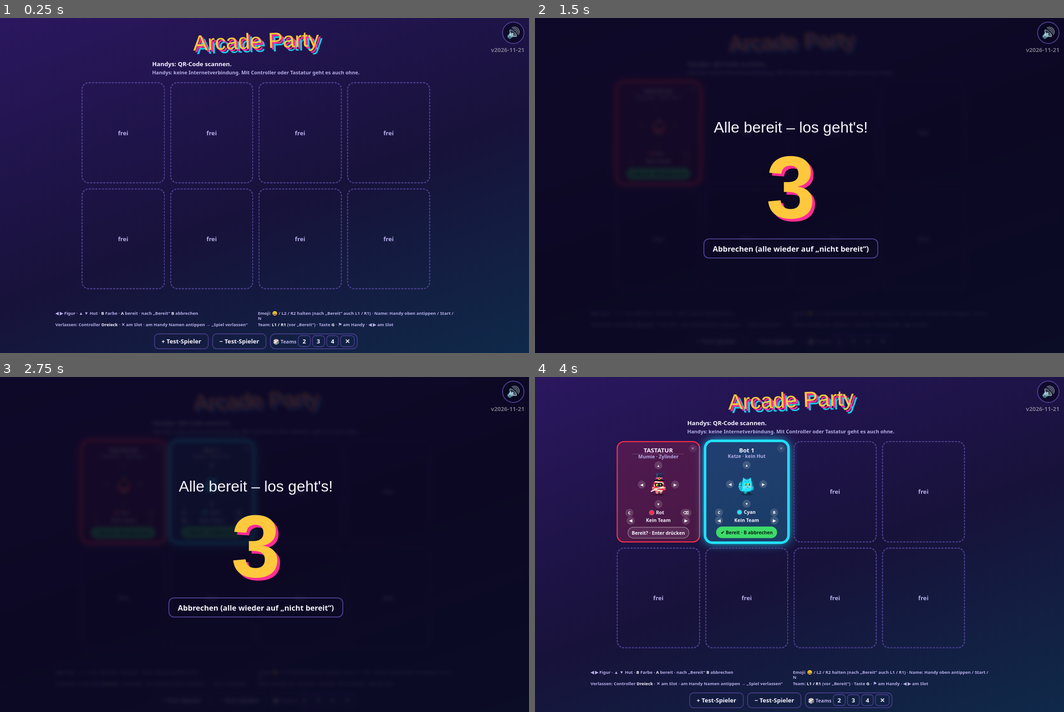
Above: before the commit, frames 1-4 (two rows, left to right).
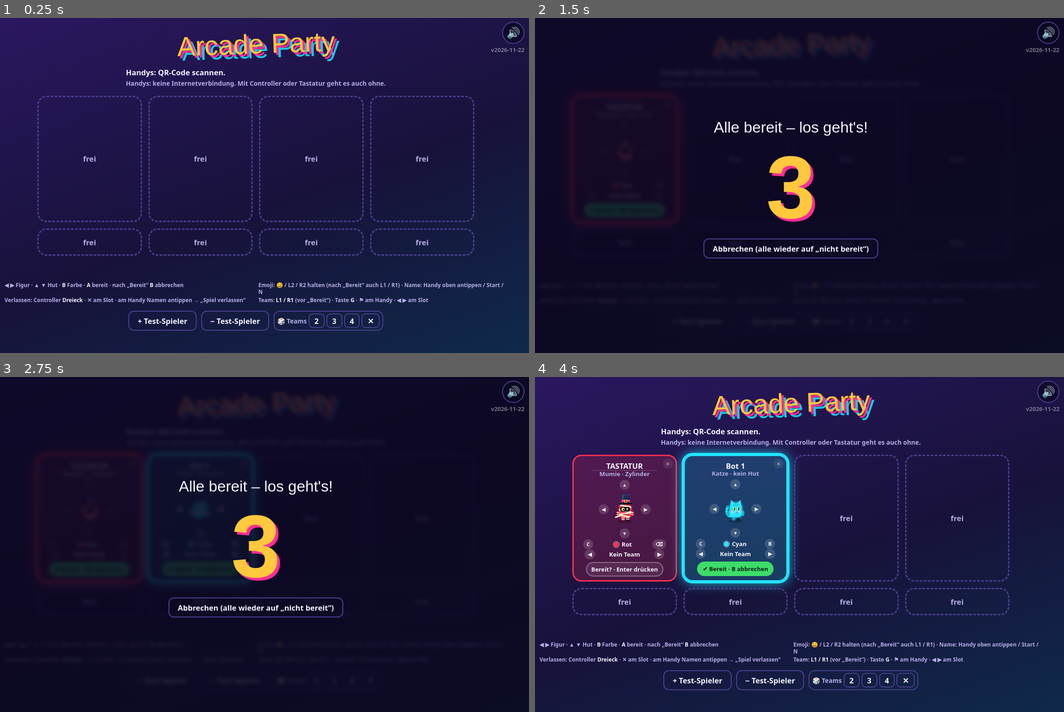
Above: after the commit, the same moments.

Repository: Kuma665/Arcade-Party
Game: browser game, page index.bundle.html
Same seed, same stepped clock (60 frames per second), same inputs: the game is played once before the commit and once after it.
Inputs (mouse positions are in pixels of both pictures, inside the frame that each line leads up to; where the layout moved, square brackets give the same spot in the first picture):
- Up to frame 1 (0.25 s): no input
- Up to frame 2 (1.5 s): click (788, 175) [788, 185] at 0.27 s; hold Right from 1.03 s (still down); click (788, 192) [788, 205] at 1.07 s; tap Space at 1.1 s
- Up to frame 3 (2.75 s): release Right at 1.53 s; hold Down 1.58-1.85 s; tap Space at 1.6, 2.1, 2.6 s; click (169, 517) [185, 524] at 1.67 s; click "Bereit? · Enter drücken" at 1.77 s; hold Left 1.9-2.47 s; click (343, 511) [327, 514] at 2.27 s; tap T at 2.52 s; hold Up from 2.52 s (still down)
- Up to frame 4 (4 s): release Up at 2.82 s; click (857, 567) [841, 584] at 2.87 s; hold Right 2.87-3.53 s; tap Space at 3.1, 3.6 s; click (683, 574) [704, 594] at 3.47 s; tap E at 3.52 s; hold Up 3.58-3.82 s; hold Left from 3.87 s (still down)

The runs differ from the first frame. In frame 1, 7.8% of the frame differs, in the area x 0-100%, y 4-99%; in frame 2, 0.5%; in frame 3, 0.9%; in frame 4, 19%.

Commit message:
Spiel aktualisiert: Handy-Layout (Menues passen sich der Hoehe an, Touch-Leiste oben links, Touch-Tasten in Tipp-Menues aus, Pfeile antippbar, leere Slot-Reihe flach)
Co-Authored-By: Claude Opus 5.5 <noreply@anthropic.com>

Diff:
--- a/index.bundle.html
+++ b/index.bundle.html
@@ -150,6 +150,13 @@
 body.th4 h1{text-shadow:5px 5px 0 #ff2d95,10px 10px 0 #ffd23f}body.th4 #dc{text-shadow:6px 6px 0 #ff2d95}
 body.th4::after{content:'';position:fixed;inset:0;z-index:-1;pointer-events:none;background-image:radial-gradient(circl …(340 unchanged characters)…
 @keyframes tw{from{opacity:.25}to{opacity:.95}}
+/* Handy-Layout (22.11.2026): Touch-Leiste oben links statt über Überschriften; in Tipp-Menüs keine Touch-Tasten; Menüs passen sich der Höhe an; leere zweite Slot-Reihe flach */
+#tpc{left:max(8px,env(safe-area-inset-left,0px));transform:none}
+body.apmenu #tp{display:none}
+.fw{display:flex;flex-direction:column;align-items:center;gap:2.2vh;width:100%;transform-origin:top center}
+.rw .rwa{display:inline-block;padding:0 .35em;cursor:pointer}
+.grid8:not(:has(.sl.in:nth-child(n+5))) .sl:nth-child(n+5){min-height:60px;padding:4px}
+.grid8:not(:has(.sl.in:nth-child(n+5))) .sl:nth-child(n+5) .ph{display:none}
 </style></head><body><div id="mq"><div id="mqc"></div><span>Handys: mitspielen</span></div><div id="emf"></div><div id="ew"></div>
 
 <section id="lobby" class="on">
@@ -364,7 +371,7 @@
  $('tiles').innerHTML=GAMES.map((g,i)=>`<div class="tile ${i===cur?'sel':''}" onclick="cur=${i};tileA(${i})" style="cursor:pointer"><span>${g[2]}</span><b>${g[0]}</b><small>${g[1]}</small>${i&&REC[i]?`<small class="rc">🏆 ${REC[i].v} ${unitOf(i)}</small>`:''}</div>`).join('');
  {const g=[[],[],[],[]];l.forEach(p=>{if(p.tm)g[p.tm-1].push(p.pts)});const t=$('tpts'),r=TMON?g.map((a,i)=>a.length?{i …(193 unchanged characters)…
  $('board').innerHTML=[...l].sort((a,b)=>b.pts-a.pts).map(p=>`<div class="bp" style="--c:${COL[p.co]}">${av(p)}${p.crown?'👑 ':''}${esc(p.name)}${tmb(p)} <b>${p.pts}</b></div>`).join('');
- const row=(i,l,v,go)=>`<div class="rw ${i===rc?'sel':''} ${go?'go':''}" onclick="rowClick(${i})"><span>${l}</span>${v!=null?`<b>◀ ${typeof v==='number'?`<i class="vb"><u style="width:${v}%"></u></i>${v}%`:v} ▶</b>`:''}</div>`;
+ const row=(i,l,v,go)=>`<div class="rw ${i===rc?'sel':''} ${go?'go':''}" onclick="rowClick(${i})"><span>${l}</span>${v!=null?`<b><span class="rwa" onclick="rowLR(event,${i},'l')">◀</span> ${typeof v==='number'?`<i class="vb"><u style="width:${v}%"></u></i>${v}%`:v} <span class="rwa" onclick="rowLR(event,${i},'r')">▶</span></b>`:''}</div>`;
  $('setrows').innerHTML=row(0,'Musik',cfgG.mus)+row(1,'Soundeffekte',cfgG.sfx)+row(2,'Design',THEMES[cfgG.th|0])+row(3,'Vibration',cfgG.vib?'An':'Aus')+row(4,'Zurück',null,1);
  if(pre){const g=GAMES[pre.i];$('pt').textContent=g[2]+' '+g[0];$('prerows').innerHTML=g.opts.map((o,i)=>row(i,o.n,o.v[ …(334 unchanged characters)…
  if(st==='hs')renderHS();
@@ -418,6 +425,7 @@
  if(dx)c=(c+dx+len(r))%len(r);if(dy){r=(r+dy+R)%R;c=Math.min(c,len(r)-1)}cur=r*NC+c;render()}
 function tileA(i){if(i===10){show('hs')}else if(i===9){rc=0;show('set')}else if((i<8||i===11)&&GAMES[i].opts){pre={i};rc=GAMES[i].opts.length;show('pre')}else launch(i)}
 function rowClick(i){rc=i;(st==='set'?setIn:preIn)('a')}
+function rowLR(e,i,k){e.stopPropagation();rc=i;(st==='set'?setIn:preIn)(k)}
 function setIn(k){const key=['mus','sfx'][rc];
  if(k==='u')rc=(rc+4)%5;else if(k==='d')rc=(rc+1)%5;
  else if(k==='b'||(k==='a'&&rc===4)){saveC();return show('menu')}
@@ -556,7 +564,7 @@
 /* ===== Grundausstattung (wie in den anderen Spielen): Ton aus beim Verlassen, Stumm-Knopf, Fehleranzeige, Wake Lock,
    Zurück-Taste, Vollbild, Dreh-Hinweis, Mauszeiger ausblenden, Version + Credits. Texte zentral in TX.
    var statt let/const: pollPads() und push1() laufen schon, bevor dieser Block erreicht ist. ===== */
-var VER='v2026-11-21';
+var VER='v2026-11-22';
 var TX={mute:'Ton an/aus (M)',err:'Fehler: ',line:'Zeile ',rot:'📱 ↻<br>Bitte quer drehen',
  credits:'<b>Arcade Party</b> '+VER+'<br>Musik und Soundeffekte: im Spiel erzeugt<br>Schriften: Bungee, Rajdhani (Google Fonts)<br>QR-Code: qrcodejs (davidshimjs)<br>Handy-Verbindung: PeerJS (peerjs.com)<br><small>Tippen zum Schließen</small>'};
 var GAMEST=['demo','bm','bo','sm','rc','flood'],AUDC=[],apFoc=true,apMT=0,apFsOff=false,apL3={},apWl=null,apHist=0,apErrN=0;
@@ -619,12 +627,16 @@
 addEventListener('keydown',e=>{if(e.target&&e.target.tagName==='INPUT')return;if(!e.repeat&&(e.key==='m'||e.key==='M'))apMute()});
 /* Dreh-Hinweis: hochkant am Handy → laufendes Spiel pausieren */
 if(TOUCHDEV){const mq=matchMedia('(orientation:portrait)'),f=()=>{if(mq.matches)apPause()};if(mq.addEventListener)mq.addEventListener('change',f);else mq.addListener(f)}
+/* Menüseiten an die Bildschirmhöhe anpassen (wie die Lobby): Inhalt in .fw, bei Platzmangel verkleinert */
+['menu','set','pre','hs'].forEach(id=>{const s=$(id),w=document.createElement('div');w.className='fw';[...s.children].forEach(c=>w.appendChild(c));s.appendChild(w);
+ const fit=()=>{if(!w.offsetHeight)return;const cs=getComputedStyle(s),av=s.clientHeight-parseFloat(cs.paddingTop)-parseFloat(cs.paddingBottom),k=Math.max(.4,Math.min(1,av/w.offsetHeight));w.style.transform=k<1?'scale('+k.toFixed(3)+')':'none'};
+ new ResizeObserver(fit).observe(w);addEventListener('resize',fit);fit()});
 /* Als App installierbar (nur über https, also GitHub Pages) */
 if('serviceWorker' in navigator&&location.protocol==='https:')navigator.serviceWorker.register('sw.js').catch(()=>{});
 /* Mauszeiger im laufenden Spiel ausblenden, bei Bewegung kurz zeigen; Stumm-Knopf nur in Menü/Pause; Version nur in Lobby/Menü */
 addEventListener('mousemove',()=>{apMT=performance.now()});
 setInterval(()=>{const g=apInGame(),h=g&&performance.now()-apMT>2000,r=document.documentElement;if(r.classList.contains('nocur')!==h){r.classList.toggle('nocur',h);try{flWin().document.documentElement.classList.toggle('nocur',h)}catch(_){}}
- $('apmu').classList.toggle('off',g);$('apver').classList.toggle('off',st!=='lobby'&&st!=='menu')},300);
+ $('apmu').classList.toggle('off',g);document.body.classList.toggle('apmenu',['menu','set','pre','hs'].includes(st));$('apver').classList.toggle('off',st!=='lobby'&&st!=='menu')},300);
  const gpb={},gpr={};
 const rStick=g=>g.mapping==='standard'?[g.axes[2]||0,g.axes[3]||0]:[0,0];
 function rsOn(g){const[x,y]=rStick(g),m=Math.hypot(x,y);if(!gpr[g.index]&&m>.6)gpr[g.index]=1;else if(gpr[g.index]&&m<.35)gpr[g.index]=0;return !!gpr[g.index]}
--- a/index.html
+++ b/index.html
@@ -150,6 +150,13 @@
 body.th4 h1{text-shadow:5px 5px 0 #ff2d95,10px 10px 0 #ffd23f}body.th4 #dc{text-shadow:6px 6px 0 #ff2d95}
 body.th4::after{content:'';position:fixed;inset:0;z-index:-1;pointer-events:none;background-image:radial-gradient(circl …(340 unchanged characters)…
 @keyframes tw{from{opacity:.25}to{opacity:.95}}
+/* Handy-Layout (22.11.2026): Touch-Leiste oben links statt über Überschriften; in Tipp-Menüs keine Touch-Tasten; Menüs passen sich der Höhe an; leere zweite Slot-Reihe flach */
+#tpc{left:max(8px,env(safe-area-inset-left,0px));transform:none}
+body.apmenu #tp{display:none}
+.fw{display:flex;flex-direction:column;align-items:center;gap:2.2vh;width:100%;transform-origin:top center}
+.rw .rwa{display:inline-block;padding:0 .35em;cursor:pointer}
+.grid8:not(:has(.sl.in:nth-child(n+5))) .sl:nth-child(n+5){min-height:60px;padding:4px}
+.grid8:not(:has(.sl.in:nth-child(n+5))) .sl:nth-child(n+5) .ph{display:none}
 </style></head><body><div id="mq"><div id="mqc"></div><span>Handys: mitspielen</span></div><div id="emf"></div><div id="ew"></div>
 
 <section id="lobby" class="on">
@@ -364,7 +371,7 @@
  $('tiles').innerHTML=GAMES.map((g,i)=>`<div class="tile ${i===cur?'sel':''}" onclick="cur=${i};tileA(${i})" style="cursor:pointer"><span>${g[2]}</span><b>${g[0]}</b><small>${g[1]}</small>${i&&REC[i]?`<small class="rc">🏆 ${REC[i].v} ${unitOf(i)}</small>`:''}</div>`).join('');
  {const g=[[],[],[],[]];l.forEach(p=>{if(p.tm)g[p.tm-1].push(p.pts)});const t=$('tpts'),r=TMON?g.map((a,i)=>a.length?{i …(193 unchanged characters)…
  $('board').innerHTML=[...l].sort((a,b)=>b.pts-a.pts).map(p=>`<div class="bp" style="--c:${COL[p.co]}">${av(p)}${p.crown?'👑 ':''}${esc(p.name)}${tmb(p)} <b>${p.pts}</b></div>`).join('');
- const row=(i,l,v,go)=>`<div class="rw ${i===rc?'sel':''} ${go?'go':''}" onclick="rowClick(${i})"><span>${l}</span>${v!=null?`<b>◀ ${typeof v==='number'?`<i class="vb"><u style="width:${v}%"></u></i>${v}%`:v} ▶</b>`:''}</div>`;
+ const row=(i,l,v,go)=>`<div class="rw ${i===rc?'sel':''} ${go?'go':''}" onclick="rowClick(${i})"><span>${l}</span>${v!=null?`<b><span class="rwa" onclick="rowLR(event,${i},'l')">◀</span> ${typeof v==='number'?`<i class="vb"><u style="width:${v}%"></u></i>${v}%`:v} <span class="rwa" onclick="rowLR(event,${i},'r')">▶</span></b>`:''}</div>`;
  $('setrows').innerHTML=row(0,'Musik',cfgG.mus)+row(1,'Soundeffekte',cfgG.sfx)+row(2,'Design',THEMES[cfgG.th|0])+row(3,'Vibration',cfgG.vib?'An':'Aus')+row(4,'Zurück',null,1);
  if(pre){const g=GAMES[pre.i];$('pt').textContent=g[2]+' '+g[0];$('prerows').innerHTML=g.opts.map((o,i)=>row(i,o.n,o.v[ …(334 unchanged characters)…
  if(st==='hs')renderHS();
@@ -418,6 +425,7 @@
  if(dx)c=(c+dx+len(r))%len(r);if(dy){r=(r+dy+R)%R;c=Math.min(c,len(r)-1)}cur=r*NC+c;render()}
 function tileA(i){if(i===10){show('hs')}else if(i===9){rc=0;show('set')}else if((i<8||i===11)&&GAMES[i].opts){pre={i};rc=GAMES[i].opts.length;show('pre')}else launch(i)}
 function rowClick(i){rc=i;(st==='set'?setIn:preIn)('a')}
+function rowLR(e,i,k){e.stopPropagation();rc=i;(st==='set'?setIn:preIn)(k)}
 function setIn(k){const key=['mus','sfx'][rc];
  if(k==='u')rc=(rc+4)%5;else if(k==='d')rc=(rc+1)%5;
  else if(k==='b'||(k==='a'&&rc===4)){saveC();return show('menu')}
@@ -556,7 +564,7 @@
 /* ===== Grundausstattung (wie in den anderen Spielen): Ton aus beim Verlassen, Stumm-Knopf, Fehleranzeige, Wake Lock,
    Zurück-Taste, Vollbild, Dreh-Hinweis, Mauszeiger ausblenden, Version + Credits. Texte zentral in TX.
    var statt let/const: pollPads() und push1() laufen schon, bevor dieser Block erreicht ist. ===== */
-var VER='v2026-11-21';
+var VER='v2026-11-22';
 var TX={mute:'Ton an/aus (M)',err:'Fehler: ',line:'Zeile ',rot:'📱 ↻<br>Bitte quer drehen',
  credits:'<b>Arcade Party</b> '+VER+'<br>Musik und Soundeffekte: im Spiel erzeugt<br>Schriften: Bungee, Rajdhani (Google Fonts)<br>QR-Code: qrcodejs (davidshimjs)<br>Handy-Verbindung: PeerJS (peerjs.com)<br><small>Tippen zum Schließen</small>'};
 var GAMEST=['demo','bm','bo','sm','rc','flood'],AUDC=[],apFoc=true,apMT=0,apFsOff=false,apL3={},apWl=null,apHist=0,apErrN=0;
@@ -619,12 +627,16 @@
 addEventListener('keydown',e=>{if(e.target&&e.target.tagName==='INPUT')return;if(!e.repeat&&(e.key==='m'||e.key==='M'))apMute()});
 /* Dreh-Hinweis: hochkant am Handy → laufendes Spiel pausieren */
 if(TOUCHDEV){const mq=matchMedia('(orientation:portrait)'),f=()=>{if(mq.matches)apPause()};if(mq.addEventListener)mq.addEventListener('change',f);else mq.addListener(f)}
+/* Menüseiten an die Bildschirmhöhe anpassen (wie die Lobby): Inhalt in .fw, bei Platzmangel verkleinert */
+['menu','set','pre','hs'].forEach(id=>{const s=$(id),w=document.createElement('div');w.className='fw';[...s.children].forEach(c=>w.appendChild(c));s.appendChild(w);
+ const fit=()=>{if(!w.offsetHeight)return;const cs=getComputedStyle(s),av=s.clientHeight-parseFloat(cs.paddingTop)-parseFloat(cs.paddingBottom),k=Math.max(.4,Math.min(1,av/w.offsetHeight));w.style.transform=k<1?'scale('+k.toFixed(3)+')':'none'};
+ new ResizeObserver(fit).observe(w);addEventListener('resize',fit);fit()});
 /* Als App installierbar (nur über https, also GitHub Pages) */
 if('serviceWorker' in navigator&&location.protocol==='https:')navigator.serviceWorker.register('sw.js').catch(()=>{});
 /* Mauszeiger im laufenden Spiel ausblenden, bei Bewegung kurz zeigen; Stumm-Knopf nur in Menü/Pause; Version nur in Lobby/Menü */
 addEventListener('mousemove',()=>{apMT=performance.now()});
 setInterval(()=>{const g=apInGame(),h=g&&performance.now()-apMT>2000,r=document.documentElement;if(r.classList.contains('nocur')!==h){r.classList.toggle('nocur',h);try{flWin().document.documentElement.classList.toggle('nocur',h)}catch(_){}}
- $('apmu').classList.toggle('off',g);$('apver').classList.toggle('off',st!=='lobby'&&st!=='menu')},300);
+ $('apmu').classList.toggle('off',g);document.body.classList.toggle('apmenu',['menu','set','pre','hs'].includes(st));$('apver').classList.toggle('off',st!=='lobby'&&st!=='menu')},300);
  const gpb={},gpr={};
 const rStick=g=>g.mapping==='standard'?[g.axes[2]||0,g.axes[3]||0]:[0,0];
 function rsOn(g){const[x,y]=rStick(g),m=Math.hypot(x,y);if(!gpr[g.index]&&m>.6)gpr[g.index]=1;else if(gpr[g.index]&&m<.35)gpr[g.index]=0;return !!gpr[g.index]}
